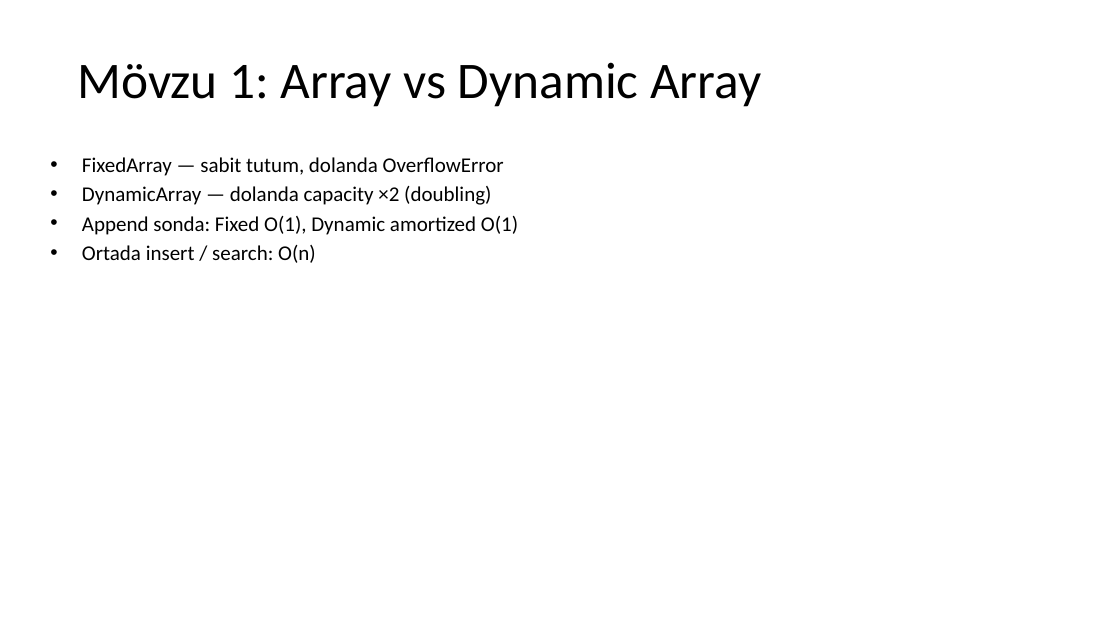
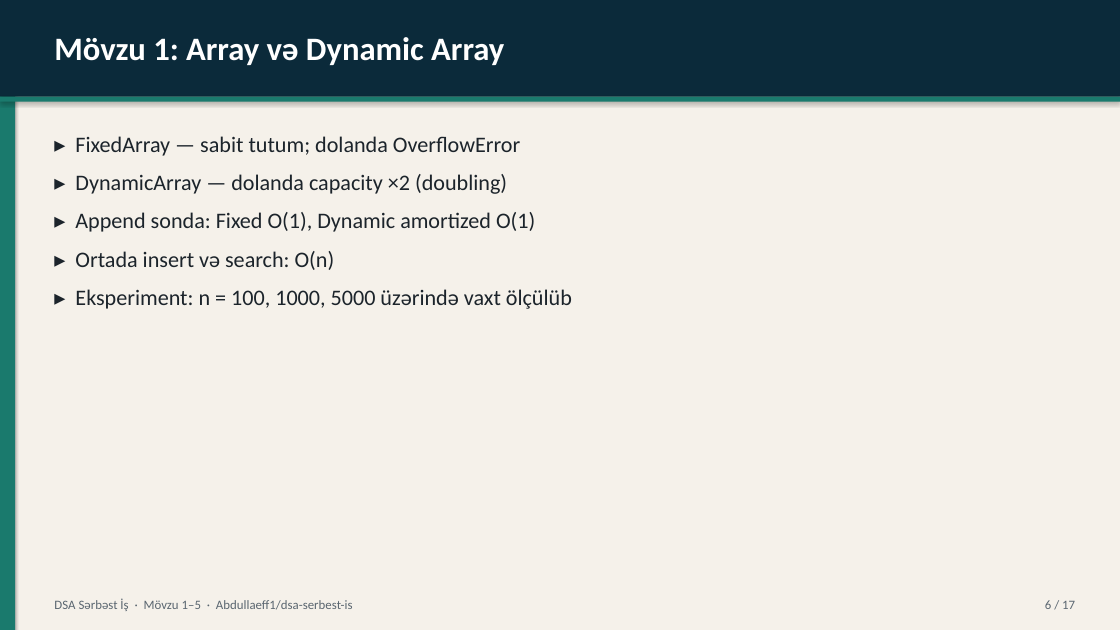
Before and after one commit to Abdullaeff1/dsa-serbest-is, a slide deck: slide 6 of docs/teqdimat.pptx (slide 4 before the commit). Drawn at 1120x630 pixels with LibreOffice and Linux fonts; fonts in the diff are those of the drawing. Boxes give left, top, right and bottom in pixels: in the first picture for what was removed or moved away, otherwise in the second. Text is boxed around its words. In the diff, an @@ line names an element or a change of style, - is before the commit and + after.

Commit message:
Improve presentation design and add why-structure plus benchmark tables

```diff
--- a/docs/teqdimat.pptx
+++ b/docs/teqdimat.pptx
@@ rectangle added at (0,0,1120,630), fill #F5F1EA @@
@@ rectangle added at (0,0,15,630), fill #1A7A6D @@
@@ rectangle added at (0,0,1120,97), fill #0B2A3A @@
@@ text "Mövzu 1: Array və Dynamic ..." at (54,37,504,65): vertical alignment middle to top @@
@@ text at (54,37,504,65): text changed; size 44 to 28 pt; text colour #000000 to #FFFFFF; bold on @@
-Mövzu 1: Array vs Dynamic Array
+Mövzu 1: Array və Dynamic Array
@@ rectangle added at (0,97,1120,102), fill #1A7A6D @@
@@ text at (75,136,572,309): text changed; size 18 to 19 pt; text colour #000000 to #1C242B @@
-• FixedArray — sabit tutum, dolanda OverflowError
-• DynamicArray — dolanda capacity ×2 (doubling)
-• Append sonda: Fixed O(1), Dynamic amortized O(1)
-• Ortada insert / search: O(n)
+▸ FixedArray — sabit tutum; dolanda OverflowError
+▸ DynamicArray — dolanda capacity ×2 (doubling)
+▸ Append sonda: Fixed O(1), Dynamic amortized O(1)
+▸ Ortada insert və search: O(n)
+▸ Eksperiment: n = 100, 1000, 5000 üzərində vaxt ölçülüb
@@ text added at (54,598,353,611), 11 pt, text #5A6670 @@
+DSA Sərbəst İş · Mövzu 1–5 · Abdullaeff1/dsa-serbest-is
@@ text added at (1045,600,1075,609), 11 pt, text #5A6670 @@
+6 / 17
```
Also in this commit, not shown: 7 other slides changed, 9 slides added, 6 slides removed, 3 other files.
